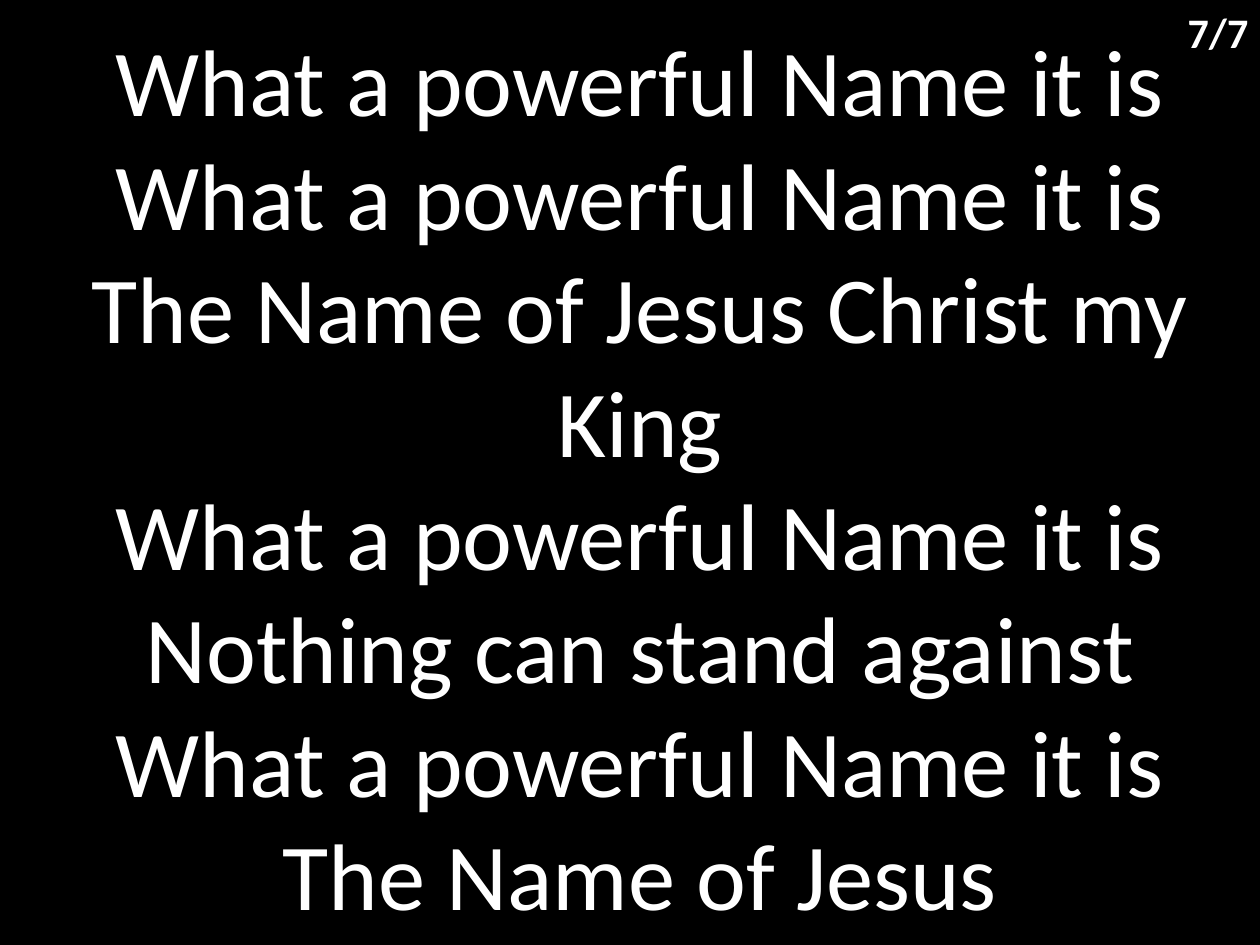
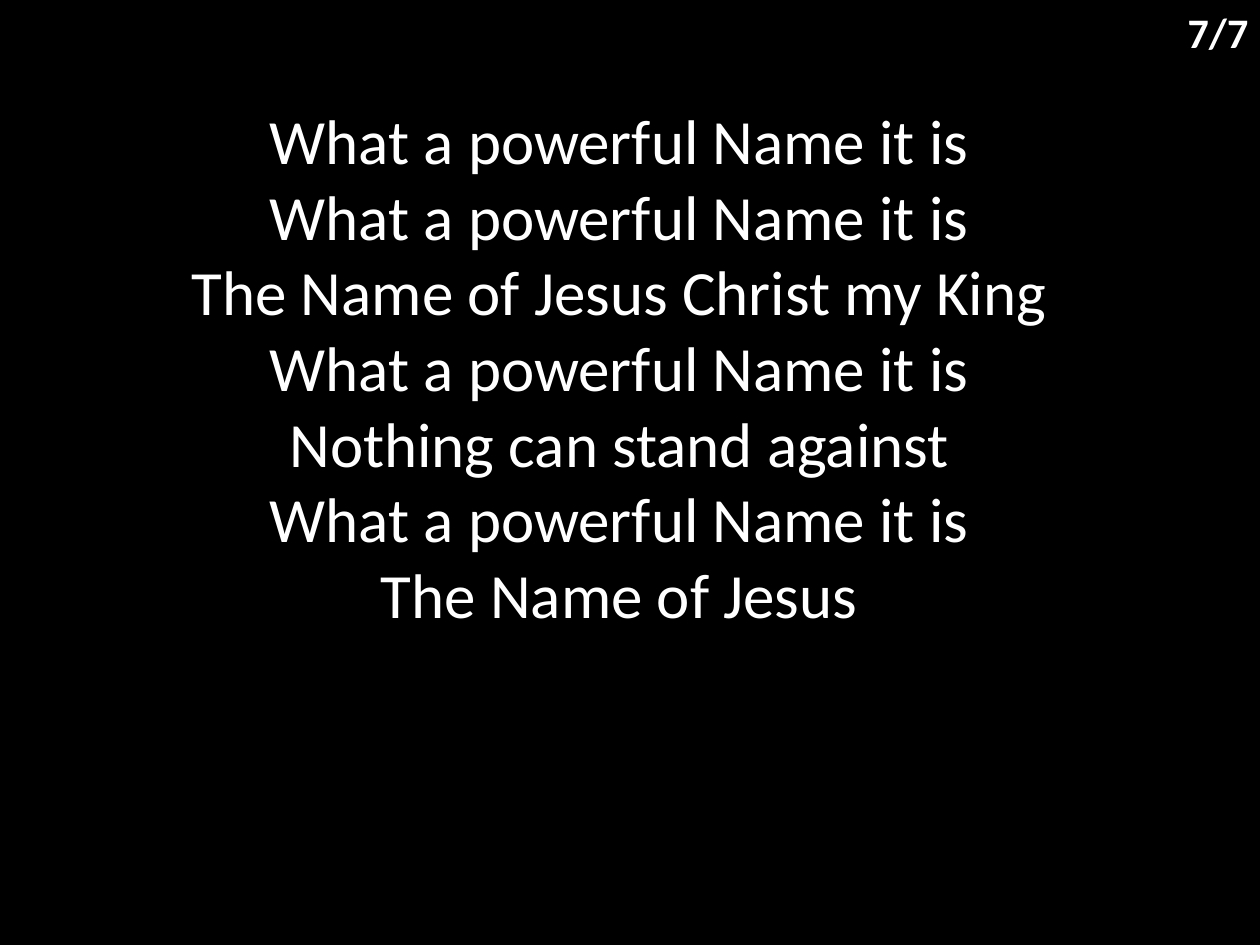
Before and after one commit to hoo-are-ya/worship, a slide deck: slide 8 of docs/songs/what a beautiful name.pptx. Drawn at 1260x945 pixels with LibreOffice and Linux fonts; fonts in the diff are those of the drawing. Boxes give left, top, right and bottom in pixels: in the first picture for what was removed or moved away, otherwise in the second. Text is boxed around its words. In the diff, an @@ line names an element or a change of style, - is before the commit and + after.

```diff
--- a/docs/songs/what a beautiful name.pptx
+++ b/docs/songs/what a beautiful name.pptx
@@ subtitle "What a powerful Name it ...": place and size @@
-subtitle "What a powerful Name it ..." at [92, 50, 1187, 911]
+subtitle "What a powerful Name it ..." at [192, 120, 1046, 619]
@@ subtitle "What a powerful Name it ..." at [192, 120, 1046, 619]: size 54 to 36 pt; less space between paragraphs @@
```
Also in this commit, not shown: 6 other slides changed, 4 other files.
